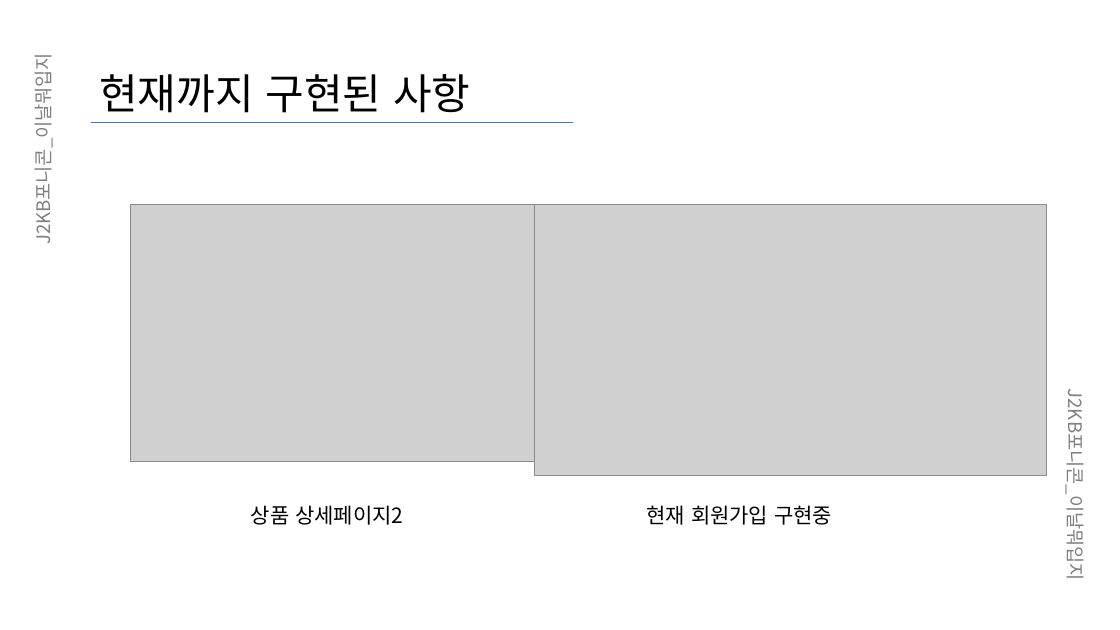
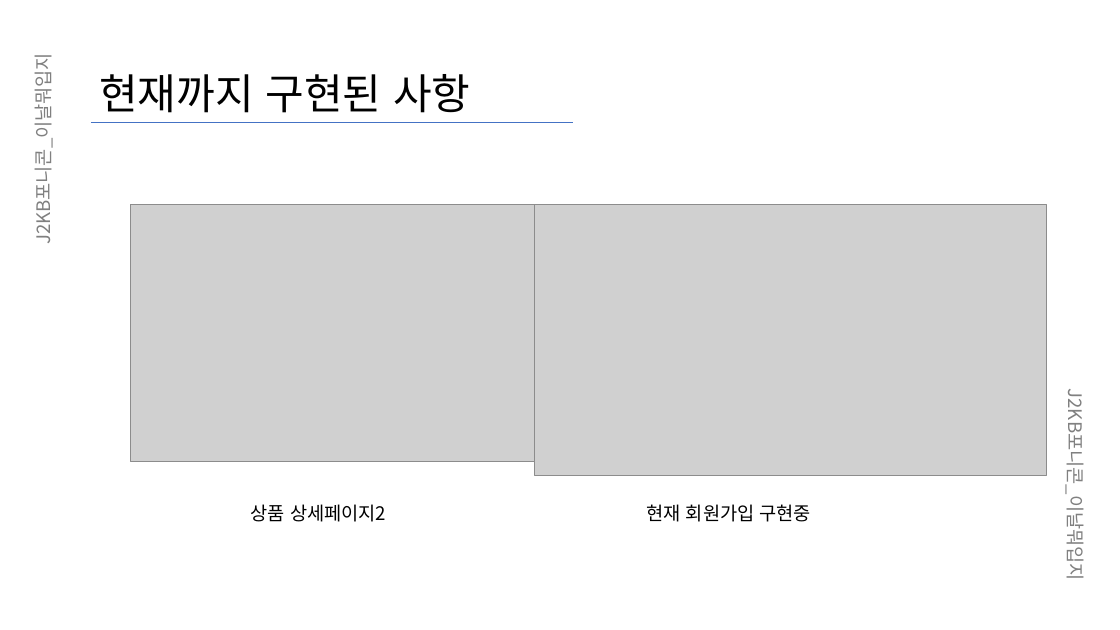
Before and after one commit to JinAru16/Django, a slide deck: slide 6 of 이날뭐입지_중간발표.pptx. Drawn at 1120x630 pixels with LibreOffice and Linux fonts; fonts in the diff are those of the drawing; grey boxes stand for pictures. Boxes give left, top, right and bottom in pixels: in the first picture for what was removed or moved away, otherwise in the second. Text is boxed around its words. In the diff, an @@ line names an element or a change of style, - is before the commit and + after.

Commit message:
Update 이날뭐입지_중간발표.pptx
주선님,
-팀설명에서 파란색 부분
-현재까지 구형된 사항에서 파란색 부분 이미지 삽입 부탁드려요. 상세페이지 구현 어려울 것 같으면 빼세요.
-담당한 업무 적어주시면 됩니다.

```diff
--- a/이날뭐입지_중간발표.pptx
+++ b/이날뭐입지_중간발표.pptx
@@ text "상품 상세페이지2" at (x1=251, y1=504, x2=386, y2=522): size 18 to 16 pt @@
@@ text "현재 회원가입 구현중" at (x1=646, y1=504, x2=811, y2=522): size 18 to 16 pt @@
```
Also in this commit, not shown: 5 other slides changed.
